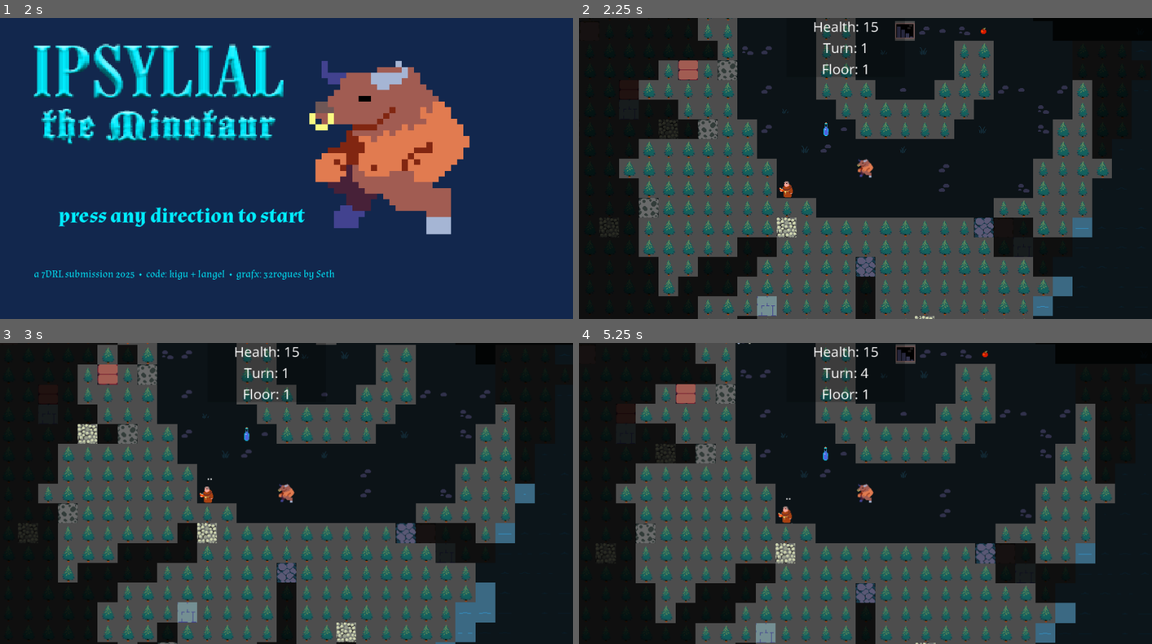
Above: before the commit, frames 1-4 (two rows, left to right).
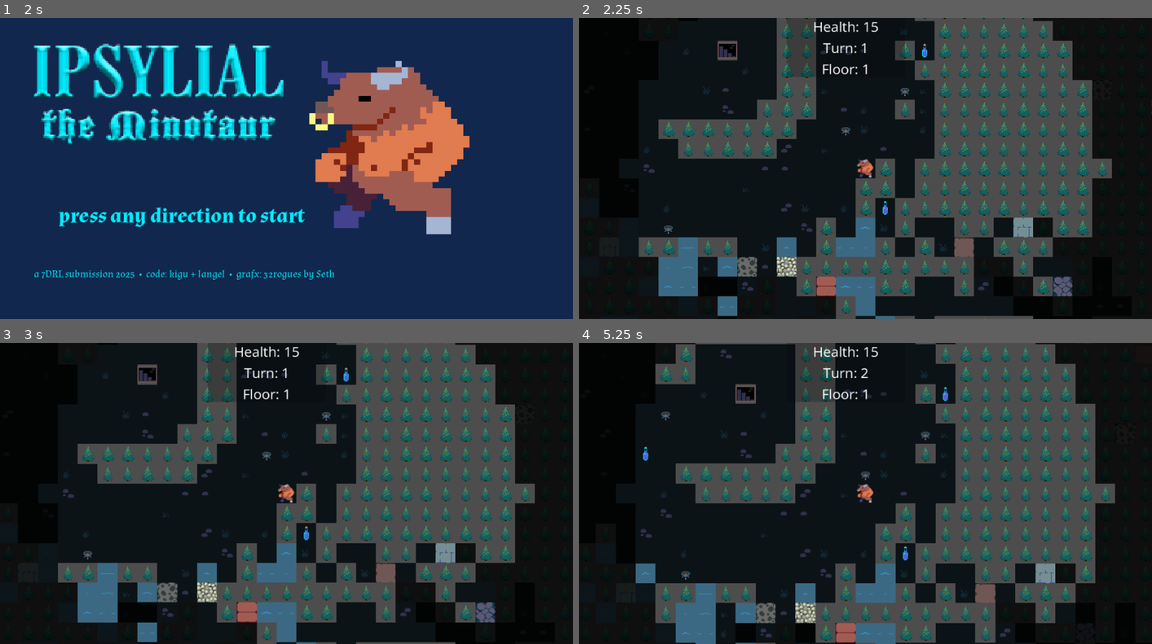
Above: after the commit, the same moments.

Repository: langel/ipsylial
Game: Godot game, scene res://scenes/main.tscn
The game is run twice, just before and just after one commit, with the same random seed, the same clock (stepped at 60 frames per second) and the same inputs.
Inputs (mouse positions are in pixels of both pictures, inside the frame that each line leads up to):
- Up to frame 1 (2 s): click "PLAY GAME!" at 0.5 s; click "PLAY GAME!" at 1.25 s
- Up to frame 2 (2.25 s): tap Enter at 2 s; move the mouse to (991, 153) at 2.02 s; hold D (move_right) from 2.03 s (still down); tap Space (space) at 2.1 s
- Up to frame 3 (3 s): tap Space (space) at 2.75 s; move the mouse to (171, 508) at 2.77 s; release D (move_right) at 2.78 s; hold S (move_down) from 2.78 s (still down); tap Mouse wheel up (zoom_in) at 2.85 s
- Up to frame 4 (5.25 s): tap Enter at 3.5, 5 s; move the mouse to (922, 427) at 3.52 s; release S (move_down) at 3.53 s; hold D (move_right) 3.53-4.28 s; tap Mouse wheel down (zoom_out) at 3.6 s; tap Space (space) at 4.25, 4.35 s; move the mouse to (836, 553) at 4.27 s; hold W (move_up) 4.28-5.03 s; move the mouse to (1037, 538) at 5.02 s; hold A (move_left) from 5.03 s (still down); tap Mouse wheel up (zoom_in) at 5.1 s

Frame 1 is identical in both runs. In frame 2, 48% of the frame differs, in the area x 1-100%, y 0-100%; in frame 3, 49%, in the area x 1-99%, y 0-100%; in frame 4, 47%.

Commit message:
added win condition

Diff:
--- a/assets/tile_sets/animated_items.tres
+++ b/assets/tile_sets/animated_items.tres
@@ -43,6 +43,10 @@
 [sub_resource type="AtlasTexture" id="AtlasTexture_h1got"]
 atlas = ExtResource("3_c5nh8")
 region = Rect2(32, 544, 32, 32)
+
+[sub_resource type="AtlasTexture" id="AtlasTexture_55o4g"]
+atlas = ExtResource("1_upmj6")
+region = Rect2(0, 704, 32, 32)
 
 [sub_resource type="AtlasTexture" id="AtlasTexture_0i17w"]
 atlas = ExtResource("1_upmj6")
@@ -127,6 +131,14 @@
 }, {
 "frames": [{
 "duration": 1.0,
+"texture": SubResource("AtlasTexture_55o4g")
+}],
+"loop": true,
+"name": &"key",
+"speed": 5.0
+}, {
+"frames": [{
+"duration": 1.0,
 "texture": SubResource("AtlasTexture_0i17w")
 }],
 "loop": true,
--- a/project.godot
+++ b/project.godot
@@ -87,6 +87,11 @@
 , Object(InputEventKey,"resource_local_to_scene":false,"resource_name":"","device":-1,"window_id":0,"alt_pressed":false …(186 unchanged characters)…
 ]
 }
+debug={
+"deadzone": 0.5,
+"events": [Object(InputEventKey,"resource_local_to_scene":false,"resource_name":"","device":-1,"window_id":0,"alt_pressed":false,"shift_pressed":false,"ctrl_pressed":true,"meta_pressed":false,"pressed":false,"keycode":0,"physical_keycode":57,"key_label":0,"unicode":57,"location":0,"echo":false,"script":null)
+]
+}
 
 [physics]
 
--- a/scenes/game.gd
+++ b/scenes/game.gd
@@ -4,6 +4,8 @@
 @onready var entity_layer = $EntityLayer
 @onready var player = $EntityLayer/Player
 @onready var fog_layer = $Grid/FogOfWar  # Layer for fog effect
+
+const DEATH_SCENE_PATH = "res://death_screen.tscn"
 
 var turn = 0
 const BADDY_SCENE = preload("res://scenes/baddy.tscn")
@@ -31,7 +33,7 @@
 	$Camera2D.connect("update_zoom", Callable(self, "_on_update_zoom"))
 	GameState.connect("player_damaged", Callable(self, "_on_player_damaged"))
 	GameState.connect("new_item", Callable(self, "_on_new_item"))
-
+	GameState.connect("player_died", Callable(self, "_on_player_died"))
 	$Camera2D._on_player_moved(GameState.player_position)
 
 	update_los()
@@ -45,6 +47,16 @@
 
 func _on_player_damaged(damage: int):
 	spawn_floating_text("-"+str(damage),Color.CRIMSON,player.position)
+
+func _on_player_died():
+	spawn_floating_text("YOU DIE",Color.CRIMSON,player.position)
+	await get_tree().create_timer(1.33).timeout
+	get_tree().change_scene_to_file(DEATH_SCENE_PATH)
+
+func you_win():
+	spawn_floating_text("YOU WIN",Color.GREEN,player.position)
+	await get_tree().create_timer(1.33).timeout
+	get_tree().change_scene_to_file(DEATH_SCENE_PATH)
 
 func _on_update_zoom():
 	"""Recalculate fog layer visibility when zoom level changes."""
@@ -67,8 +79,14 @@
 	elif Input.is_action_just_pressed("escape"):
 		GameState.disable_fog = not GameState.disable_fog
 		update_los()
-
-	if move_dir != Vector2i.ZERO:
+	elif Input.is_action_just_pressed("debug"):
+		for x in range(GameState.map.width):
+			for y in range(GameState.map.height):
+				if GameState.map.tiles[x][y].type == Tile.types.stair_down:
+					GameState.player_position = Vector2(x,y)
+					_on_player_moved(GameState.player_position)
+
+	if move_dir != Vector2i.ZERO and GameState.alive:
 		move_player(move_dir)
 
 func _on_player_moved(new_position: Vector2i):
@@ -212,6 +230,12 @@
 		# Remove sword from game
 		remove_item_from_game(item)
 		spawn_floating_text("+10 MAX HP", Color(0, 0.5, 1), item.scene.position)  # Blue floating text
+	elif item.type == Item.ItemType.KEY:
+		GameState.alive = false
+		# Remove sword from game
+		remove_item_from_game(item)
+		spawn_floating_text("YOU WIN", Color.GREEN, item.scene.position)
+		you_win()
 
 func spawn_floating_text(text: String, color: Color, position: Vector2):
 	"""Spawns floating text above the given position, animates it upwards, and fades it out."""
@@ -250,6 +274,8 @@
 func attack_baddy(destination):
 	var found_baddy: Baddy = null
 	for baddy in GameState.baddies:
+		if not baddy.is_alive():
+			continue
 		if baddy.grid_position == destination:
 			found_baddy = baddy
 			break
--- a/scripts/game_state.gd
+++ b/scripts/game_state.gd
@@ -4,6 +4,7 @@
 signal turn_ended
 signal player_damaged(damage: int)
 signal new_item(item: Item)
+signal player_died()
 
 const DEFAULT_RNG_POS = 0x13371ee7
 const TILE_SIZE: int = 32
@@ -16,6 +17,7 @@
 var player_position: Vector2 = Vector2(0, 0)
 var player_damage = 1
 var player_los = 12
+var alive = true
 
 var map: Map
 var depth: int
@@ -43,7 +45,7 @@
 
 	baddies = new_baddies()
 	items = new_items()
-
+	alive = true
 	# Find a valid player spawn position
 	player_position = get_random_traversable_position()
 
@@ -120,9 +122,20 @@
 
 func new_items():
 	var items: Array[Item] = []
-	var num_items = 5+(map.width*map.height)/36
-	var item_distribution = {Item.ItemType.BRAZIER_OFF: 10, Item.ItemType.APPLE: 10, Item.ItemType.POTION_BLUE: 5, Item.ItemType.SWORD:5, Item.ItemType.SHIELD_1: 5, Item.ItemType.SHIELD_2: 3, Item.ItemType.SHIELD_3: 1}
+	var num_items = 5+(map.width*map.height)/50*(depth+1)
+	var item_distributions = []
+	item_distributions.append({Item.ItemType.BRAZIER_OFF: 10, Item.ItemType.APPLE: 10, Item.ItemType.POTION_BLUE: 5, Item.ItemType.SWORD:5, Item.ItemType.SHIELD_1: 5})
+	item_distributions.append({Item.ItemType.BRAZIER_OFF: 10, Item.ItemType.APPLE: 10, Item.ItemType.POTION_BLUE: 5, Item.ItemType.SWORD:5, Item.ItemType.SHIELD_1: 5})
+	item_distributions.append({Item.ItemType.BRAZIER_OFF: 10, Item.ItemType.APPLE: 10, Item.ItemType.POTION_BLUE: 5, Item.ItemType.SWORD:5, Item.ItemType.SHIELD_1: 5})
+	item_distributions.append({Item.ItemType.BRAZIER_OFF: 10, Item.ItemType.APPLE: 10, Item.ItemType.POTION_BLUE: 5, Item.ItemType.SWORD:5, Item.ItemType.SHIELD_2: 5})
+	item_distributions.append({Item.ItemType.BRAZIER_OFF: 10, Item.ItemType.APPLE: 10, Item.ItemType.POTION_BLUE: 5, Item.ItemType.SWORD:5, Item.ItemType.SHIELD_2: 5, Item.ItemType.SHIELD_3: 3})
+	item_distributions.append({Item.ItemType.BRAZIER_OFF: 10, Item.ItemType.APPLE: 10, Item.ItemType.POTION_BLUE: 5, Item.ItemType.SWORD:5, Item.ItemType.SHIELD_2: 5, Item.ItemType.SHIELD_3: 3})
+	item_distributions.append({Item.ItemType.BRAZIER_OFF: 10, Item.ItemType.APPLE: 10, Item.ItemType.POTION_BLUE: 5, Item.ItemType.SWORD:5, Item.ItemType.SHIELD_2: 5, Item.ItemType.SHIELD_3: 3})
+	item_distributions.append({Item.ItemType.BRAZIER_OFF: 10, Item.ItemType.APPLE: 10, Item.ItemType.POTION_BLUE: 5, Item.ItemType.SWORD:5, Item.ItemType.SHIELD_3: 3})
+	item_distributions.append({Item.ItemType.BRAZIER_OFF: 10, Item.ItemType.APPLE: 10, Item.ItemType.POTION_BLUE: 5, Item.ItemType.SWORD:5, Item.ItemType.SHIELD_3: 5, Item.ItemType.KEY: 3})
+
 	var distribution_sum = 0
+	var item_distribution = item_distributions[depth]
 	for item_type in item_distribution.keys():
 		distribution_sum += item_distribution[item_type]
 	for i in range(0,num_items):
@@ -131,6 +144,14 @@
 			var item = roll_item(item_distribution)
 			item.grid_position=pos
 			items.append(item)
+
+	if depth == 8:
+		var pos = Vector2(rng_next_int()%map.width,rng_next_int()%map.height)
+		while not player_can_move_here(pos):
+			pos = Vector2(rng_next_int()%map.width,rng_next_int()%map.height)
+		var item = Item.new()
+		item.type = Item.ItemType.KEY
+		items.append(item)
 	return items
 func update_depth():
 	"""Changes level depth and switches to the appropriate pathfinding grid."""
@@ -231,6 +252,8 @@
 	pass
 
 func die():
+	#emit_signal("player_died")
+	#alive = false
 	pass
 
 func is_tile_valid(pos: Vector2) -> bool:
--- a/scripts/item.gd
+++ b/scripts/item.gd
@@ -7,7 +7,7 @@
 var for_baddies: bool = false
 var scene = null
 
-enum ItemType { STONE, BEER, DUCK_FOOD, APPLE, BRAZIER_OFF, BRAZIER_ON, POTION_BLUE, SWORD, SHIELD_1, SHIELD_2, SHIELD_3 }
+enum ItemType { STONE, BEER, DUCK_FOOD, APPLE, BRAZIER_OFF, BRAZIER_ON, POTION_BLUE, SWORD, SHIELD_1, SHIELD_2, SHIELD_3, KEY }
 var type: ItemType = ItemType.STONE  # Default type
 
 # Called when the node enters the scene tree for the first time.
Not shown: 1 places in assets/tile_sets/animated_items.tres that only renumber resources
Not shown: 1 places in death_screen.tscn that only renumber resources
